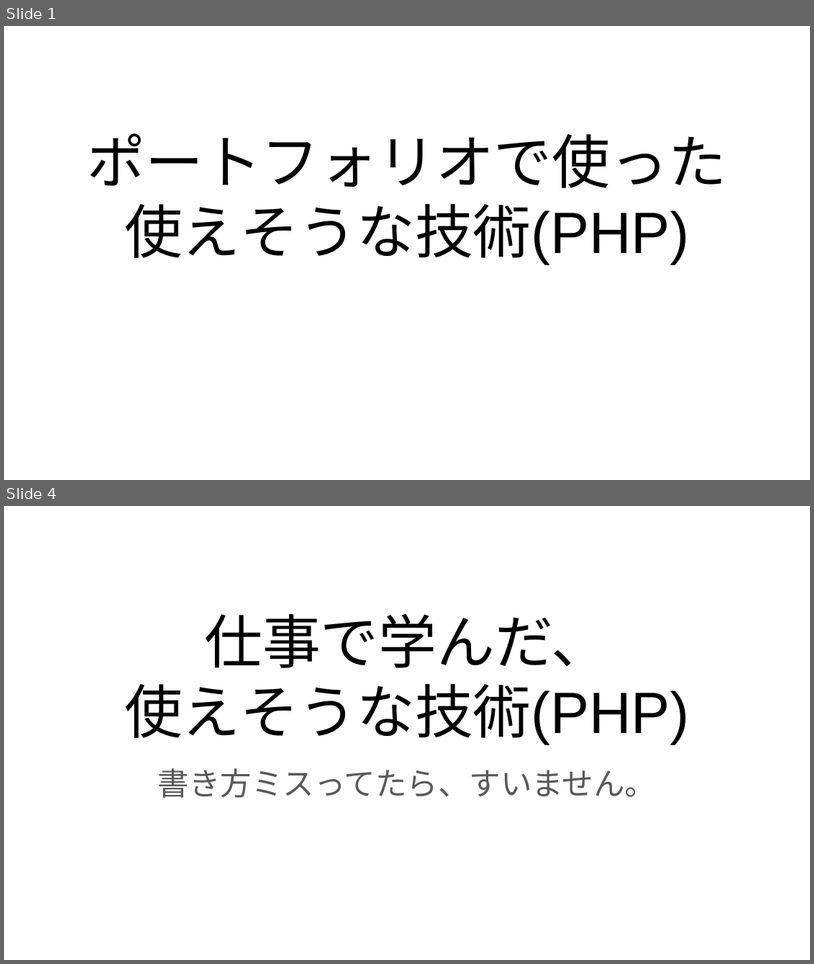
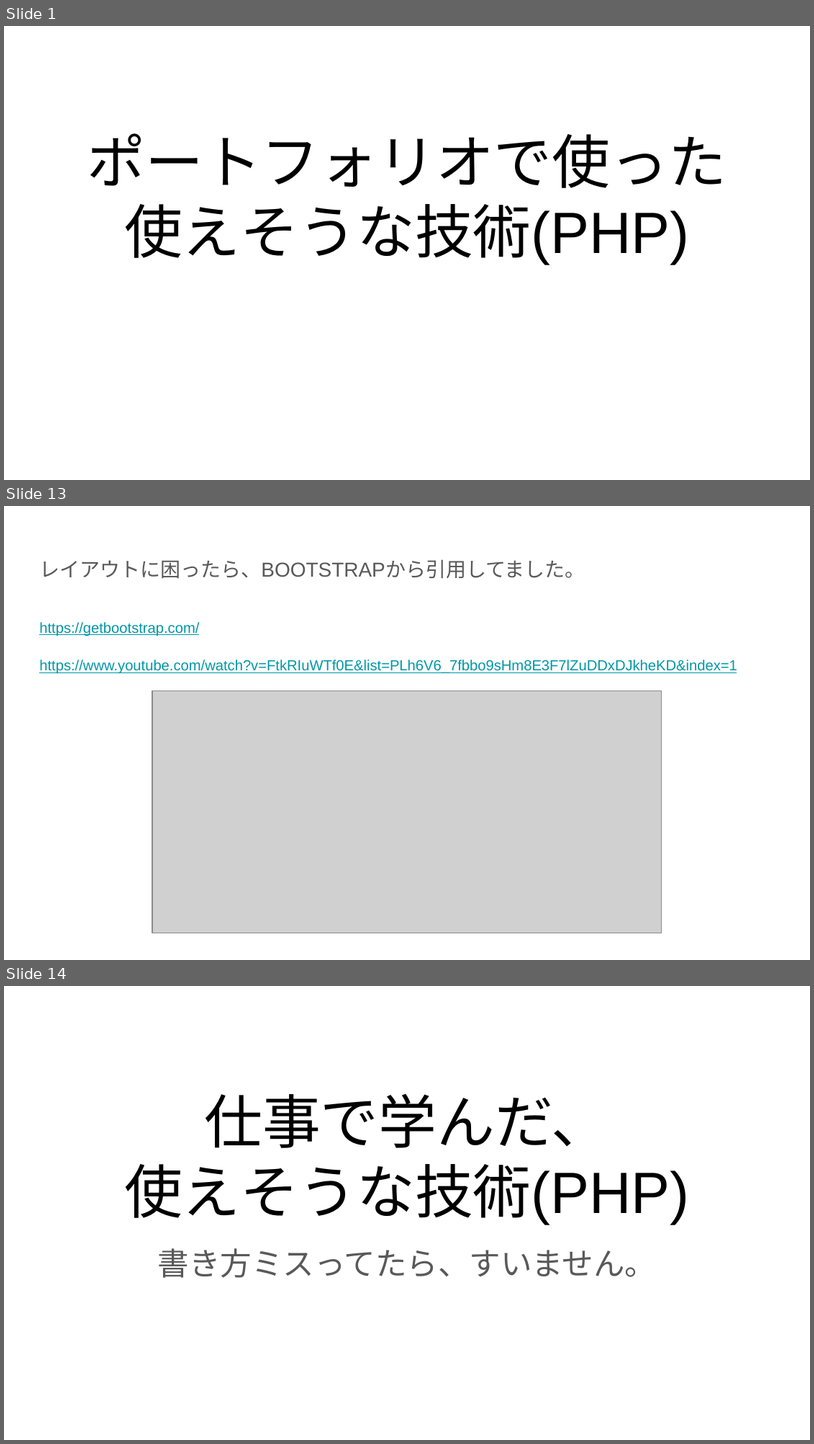
Before and after one commit to masabolic/self_monitoring, a slide deck: 使えそうな技術.pptx. Shown one above the other, each under a label of ours: slides 1 and 4 before the commit, slides 1, 13 and 14 after it; the slides between them are not shown. The pictures are 814x964 and 814x1444 pixels, drawn with LibreOffice and Linux fonts; fonts in the diff are those of the drawing; grey boxes stand for pictures. Boxes give left, top, right and bottom in pixels: in the first picture for what was removed or moved away, otherwise in the second. Text is boxed around its words. In the diff, an @@ line names an element or a change of style, - is before the commit and + after.

```diff
--- a/使えそうな技術.pptx
+++ b/使えそうな技術.pptx
@@ slide 13 added at [4,506,810,960], background #FFFFFF @@
@@ title added at [39,560,585,579], 18 pt, text #595959 @@
+レイアウトに困ったら、BOOTSTRAPから引用してました。
@@ text added at [39,622,738,674], 13 pt, text #0097A7, underline @@
+https://getbootstrap.com/
+https://www.youtube.com/watch?v=FtkRIuWTf0E&list=PLh6V6_7fbbo9sHm8E3F7lZuDDxDJkheKD&index=1
@@ picture added at [152,690,662,932] @@
@@ what was slide 4 is now slide 14 @@
```
Also in this commit, not shown: 2 slides changed, 9 other slides added, 1 other file.
